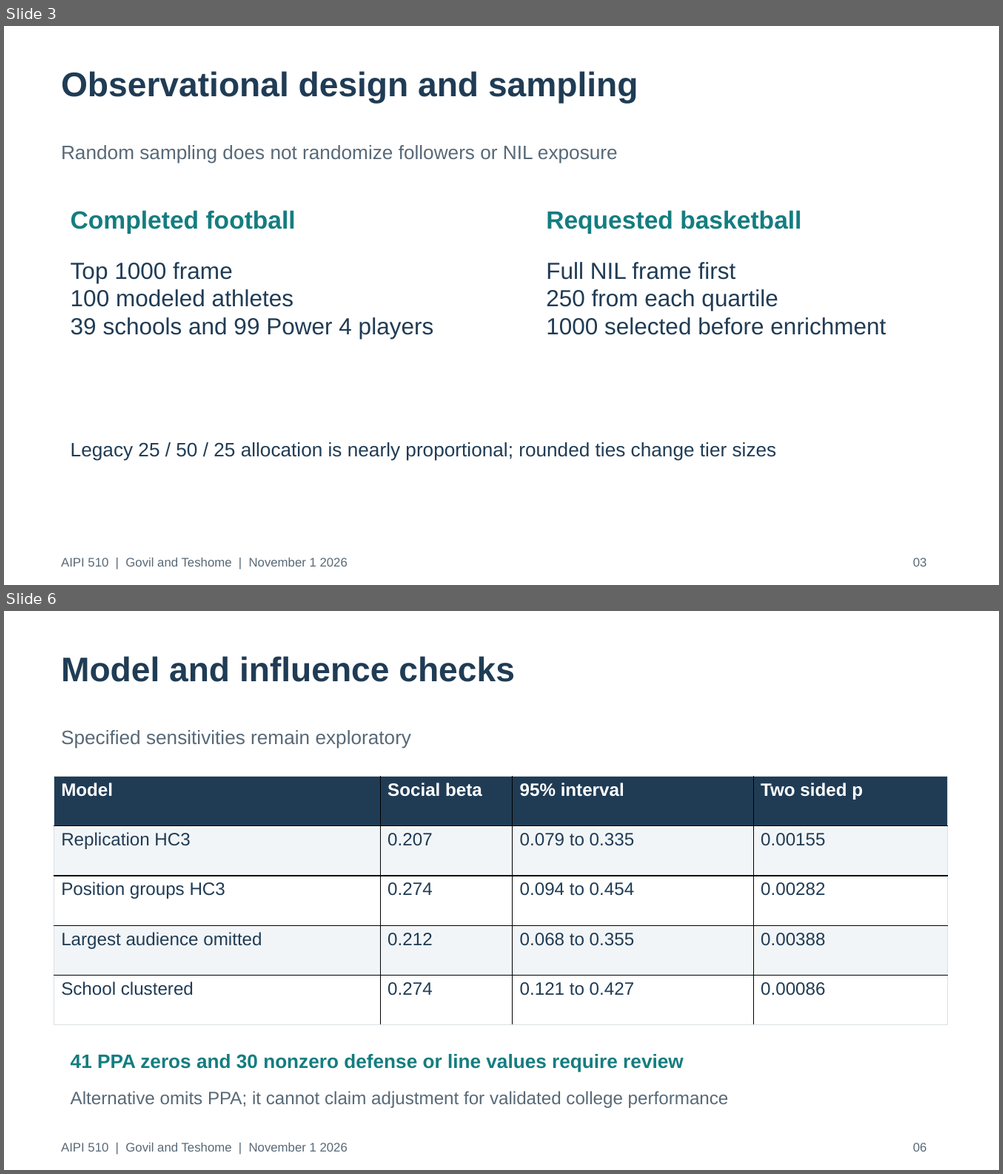
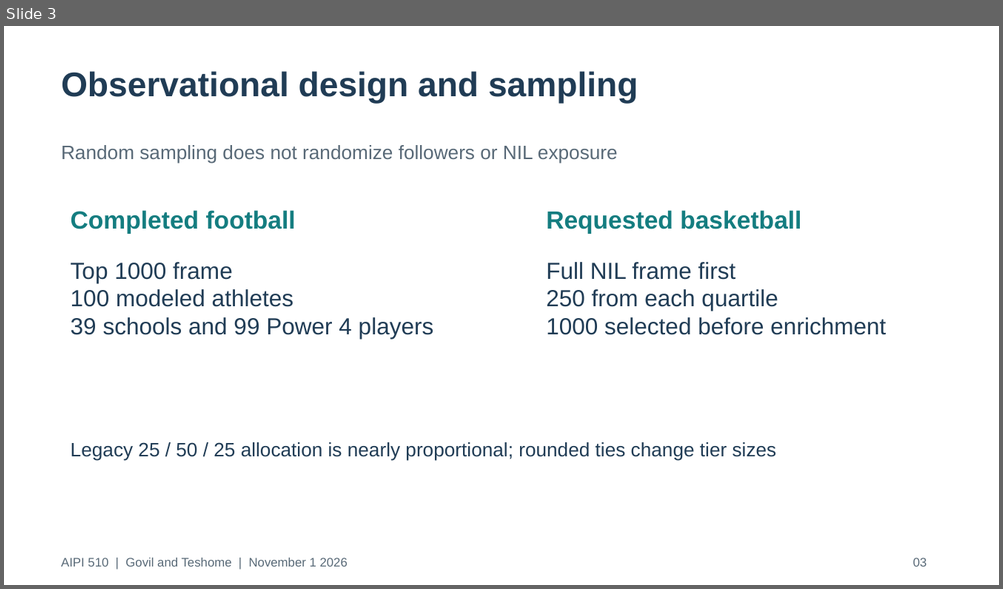
Before and after one commit to govrahul/aipi510_project2, a slide deck: deliverables/project2_presentation.pptx. Shown one above the other, each under a label of ours: slides 3 and 6 before the commit, slide 3 after it; the slides between them are not shown. The pictures are 1003x1174 and 1003x589 pixels, drawn with LibreOffice and Linux fonts; fonts in the diff are those of the drawing. Boxes give left, top, right and bottom in pixels: in the first picture for what was removed or moved away, otherwise in the second. Text is boxed around its words. In the diff, an @@ line names an element or a change of style, - is before the commit and + after.

```diff
--- a/deliverables/project2_presentation.pptx
+++ b/deliverables/project2_presentation.pptx
@@ slide 6 removed at [4, 611, 999, 1170], background #FFFFFF @@
@@ text removed at [61, 656, 515, 682] @@
-Model and influence checks
@@ text removed at [61, 730, 412, 749] @@
-Specified sensitivities remain exploratory
@@ table removed at [54, 777, 948, 1025], 5 rows, 4 columns @@
-Model | Social beta | 95% interval | Two sided p
-Replication HC3 | 0.207 | 0.079 to 0.335 | 0.00155
-Position groups HC3 | 0.274 | 0.094 to 0.454 | 0.00282
-Largest audience omitted | 0.212 | 0.068 to 0.355 | 0.00388
-School clustered | 0.274 | 0.121 to 0.427 | 0.00086
@@ text removed at [71, 1054, 683, 1072] @@
-41 PPA zeros and 30 nonzero defense or line values require review
@@ text removed at [71, 1091, 728, 1108] @@
-Alternative omits PPA; it cannot claim adjustment for validated college performance
@@ text removed at [61, 1143, 347, 1152] @@
-AIPI 510 | Govil and Teshome | November 1 2026
@@ text removed at [913, 1143, 927, 1152] @@
-06
```
Also in this commit, not shown: 4 slides changed, 11 slides added, 1 other slide removed, 43 other files.
